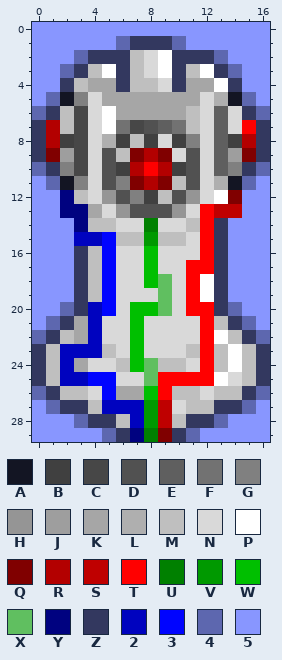
Pixel-art file, stored at graphics/rookLasersWorking.aseprite. The first picture shows the starting point.
17x30 pixels, 1 frame. Colours within 5 levels of each other are drawn and written as one.
Visible layers, top first: "Cyborg Shaded High", "Rook", "BlueBG".
Palette (. is transparent): A #131523  B #404040  C #474747  D #515151  E #5f5f5f  F #727272  G #808080  H #959595  J #9e9e9e  K #a6a6a6  L #afafaf  M #bfbfbf  N #d9d9d9  P #ffffff  Q #800000  R #b30000  S #bf0000  T #ff0000  U #008000  V #009900  W #00bf00  X #60bf60  Y #000280  Z #33385f  2 #0003bf  3 #0004ff  4 #5d67af  5 #8896ff
Pixels before, first column x 0:
 0 55555555555555555
 1 5555554ZZZ4555555
 2 5554ZZZMNPZZZ4555
 3 554ZMPZMNPZMPZ455
 4 55ZMKKZMMNZKKPZ55
 5 54AGNKKKKKKKNLA45
 6 4ZMCNPKKKKKMNENZ4
 7 ZRMCNPFCDEFMNENTZ
 8 ZRBCNLBMBNBGNEBRZ
 9 ZQJCNDMQRQNDNEJQZ
10 4ZGCNDBRTRBDNEGZ4
11 54AGNDGQRQMDNLA45
12 55YMNHDGBMDHNPQ55
13 55YYKNHDDDHNTSS55
14 555YMMNNUNNMTZ555
15 555223MMVMMNTZ555
16 555ZM3NNWNNNTZ555
17 555ZM3NNWNNTTZ555
18 555ZM3NNWXNTPZ555
19 555ZM3NNNXNTPZ555
20 554Z23NWWXNTTZ455
21 54ZK2NNWNNNNTMZ45
22 4ZMK2NNWNNNNTPMZ4
23 ZM222MNWNNNMTMPMZ
24 ZM2KNNMWXMMNTMPMZ
25 ZM2233NNXTTTTPNMZ
26 4ZMMN3KKWTMMNMMZ4
27 54ZZM222VSNMMZZ45
28 5554ZZM2VSMZZ4555
29 555554ZYUQZ455555
Once edited:
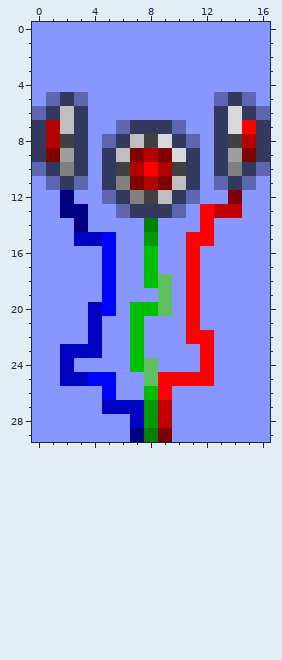
What changed:
layer "Rook" now hidden
Changed rows in their new state; - is an unchanged pixel.
first column x 0:
 1 ------55555------
 2 ---55555555555---
 3 --5555555555555--
 4 --5555555555555--
 5 --Z45555555554Z--
 6 ---Z555555555Z---
 7 ---Z554ZZZ455Z---
 8 ---Z54Z---Z45Z---
 9 ---Z5Z-----Z5Z---
10 ---Z5Z-----Z5Z---
11 --Z45Z-----Z54Z--
12 ---554Z---Z455---
13 ----554ZZZ45-----
14 ----5555-555-5---
15 ------55-55T-5---
16 ---55-55-55T55---
17 ---55-55-55-55---
18 ---55-55--5-55---
19 ---55-555-5-55---
20 --55--5---5-555--
21 -555-55-555T5555-
22 5555-55-555T-5555
23 55---55-5555-5555
24 55-5555--555-5555
25 55----55-----5555
26 55555-55--5555555
27 -5555-----555555-
28 ---5555---5555---
29 -----55---55-----
Changed places in both pictures, as pixel boxes (x1, y1, x2, y2):
changed: (32, 36, 270, 442)
